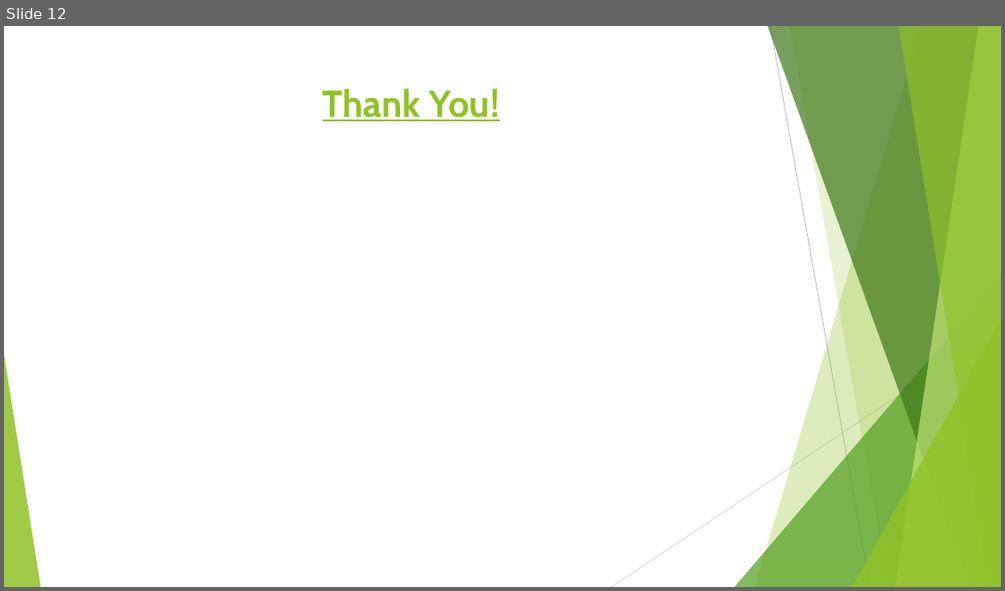
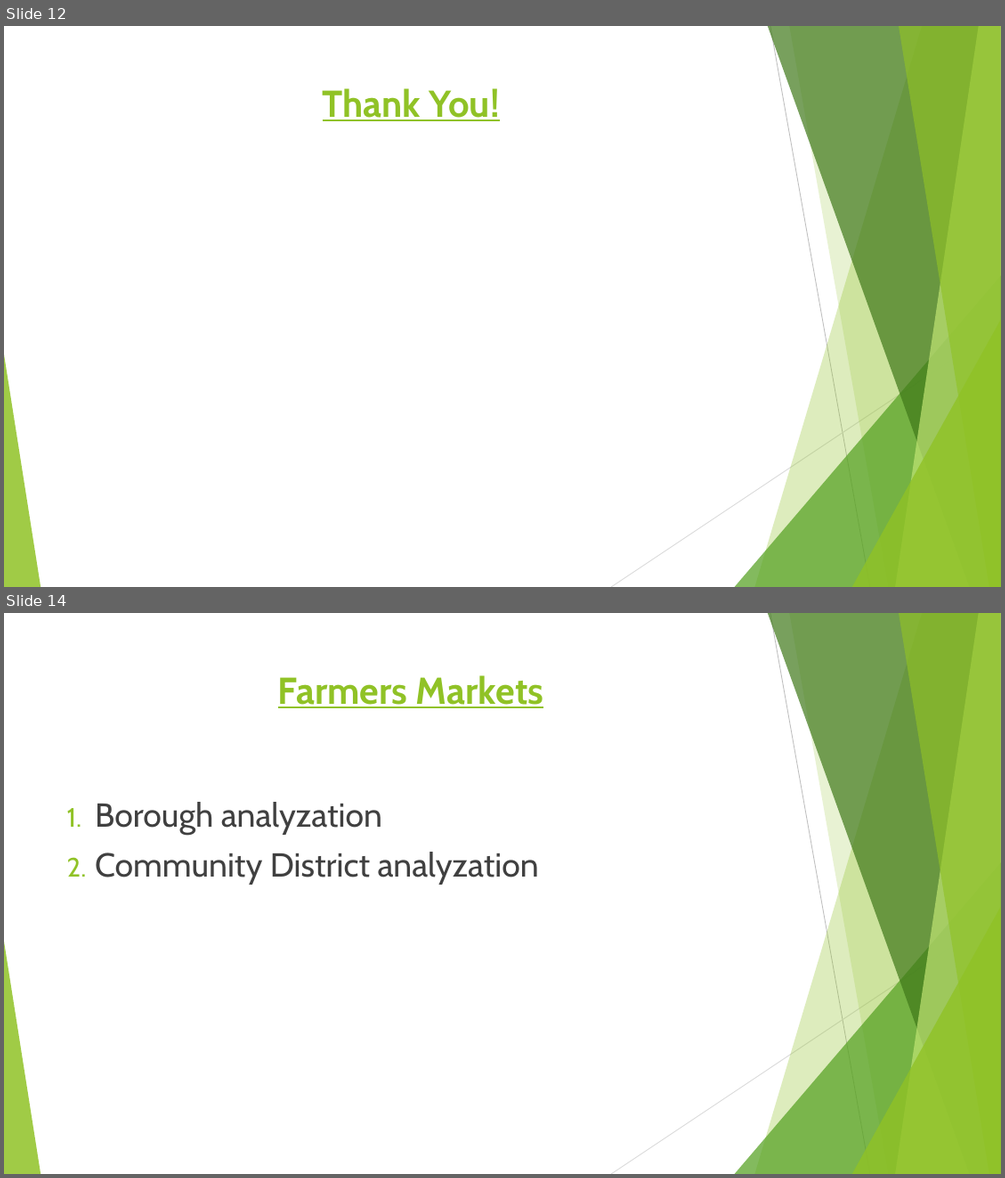
Before and after one commit to LJRollerII/NSS_Capstone_Project, a slide deck: presentation/Healthy_Food_Access_in_NYC.pptx. Shown one above the other, each under a label of ours: slide 12 before the commit, slides 12 and 14 after it; the slides between them are not shown. The pictures are 1005x591 and 1005x1178 pixels, drawn with LibreOffice and Linux fonts; fonts in the diff are those of the drawing. Boxes give left, top, right and bottom in pixels: in the first picture for what was removed or moved away, otherwise in the second. Text is boxed around its words. In the diff, an @@ line names an element or a change of style, - is before the commit and + after.

```diff
--- a/presentation/Healthy_Food_Access_in_NYC.pptx
+++ b/presentation/Healthy_Food_Access_in_NYC.pptx
@@ slide 14 added at box(4, 613, 1001, 1174), background #FFFFFF; not listed: 10 template elements that a slide beside it also shows @@
@@ title added at box(278, 675, 543, 708), 36 pt, text #90C226, bold, underline @@
+Farmers Markets
@@ text added at box(95, 802, 539, 884), 32 pt, text #404040 @@
+1. Borough analyzation
+2. Community District analyzation
```
Also in this commit, not shown: 1 slide changed, 2 other slides added, 7 other files.
